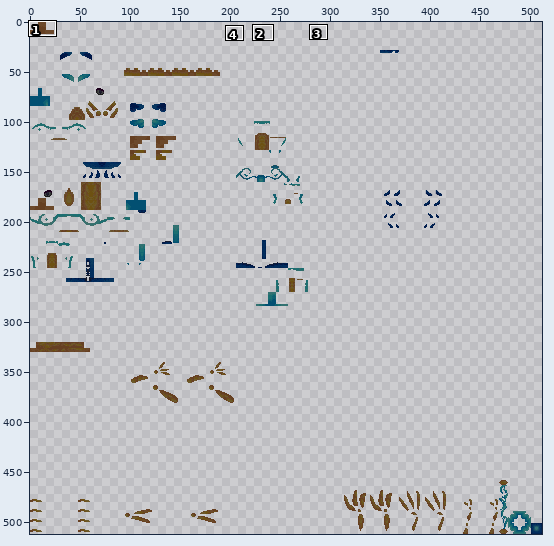
Sprite sheet, stored at src/test/resources/Honey_Rain__newborn_glow.png. Above, an overview of the earlier version with the close-up marked.
Close-up. Earlier state:
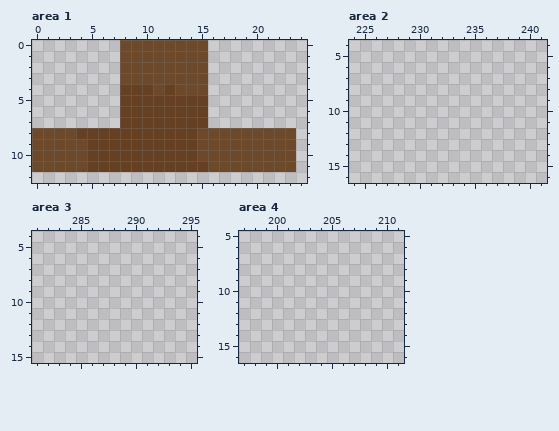
The file is 512x512 pixels. Pixels under 10% opacity are left out. Colours within 5 levels of each other are drawn and written as one. Shown: area 1: x 0..24, y 0..12; area 2: x 224..241, y 4..16; area 3: x 281..295, y 4..15; area 4: x 197..211, y 5..16. The commit also changed other parts of the picture, which this record leaves out.
Now the later version:
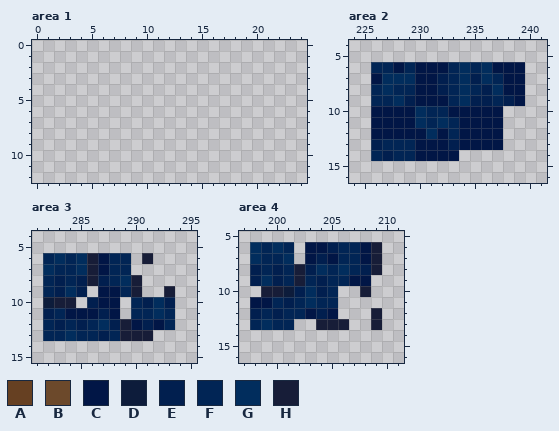
Palette (. is transparent): A #664022  B #6c492b  C #011646  D #0d1c3b  E #011f4f  F #012555  G #012d5d  H #171d38
The exact change:
--- area 1
@@ x 0..24 @@
- 0 ........BBBBBBBB.........
- 1 ........BBBBBBBB.........
- 2 ........BBBBBBBB.........
- 3 ........BBBBBBBB.........
- 4 ........AAABABBB.........
- 5 ........AAAAAAAA.........
- 6 ........AAAAAAAA.........
- 7 ........AAAAAAAA.........
- 8 BBBBAAAAAAAAAAABBBBBBBBB.
- 9 BBBBBAAAAAAAAAABBBBBBBBB.
-10 BBBBBAAAAAAAAAABBBBBBBBB.
-11 BBBBBAAAAAAAAAAABBBBBBBB.
+ 0 .........................
+ 1 .........................
+ 2 .........................
+ 3 .........................
+ 4 .........................
+ 5 .........................
+ 6 .........................
+ 7 .........................
+ 8 .........................
+ 9 .........................
+10 .........................
+11 .........................
 12 .........................
--- area 2
@@ x 224..241 @@
  5 ..................
- 6 ..................
- 7 ..................
- 8 ..................
- 9 ..................
-10 ..................
-11 ..................
-12 ..................
-13 ..................
-14 ..................
+ 6 ..FFCFCCCFGFGCCC..
+ 7 ..CGGGCCEFGEGFCC..
+ 8 ..FGFFCCEFGFEGCC..
+ 9 ..FFGECCCFGEEFEC..
+10 ..CCCCGFFCCCCC....
+11 ..CCCCGFGFCCCC....
+12 ..CCCCCGCFCCCC....
+13 ..EFFFCCCECCCC....
+14 ..FEFFCCCC........
 15 ..................
--- area 3
@@ x 281..295 @@
  5 ...............
- 6 ...............
- 7 ...............
- 8 ...............
- 9 ...............
-10 ...............
-11 ...............
-12 ...............
-13 ...............
+ 6 .FGFGHCFF.H....
+ 7 .GFFGHCFF......
+ 8 .FEFEHEFGH.....
+ 9 .FEGE.CCFH..H..
+10 .DHH.ECC.FEGE..
+11 .EFCCCEC.FFGF..
+12 .FEFEFGEHCECF..
+13 .FFGFFEFHHH....
 14 ...............
--- area 4
@@ x 197..211 @@
  5 ...............
- 6 ...............
- 7 ...............
- 8 ...............
- 9 ...............
-10 ...............
-11 ...............
-12 ...............
-13 ...............
+ 6 .GFGF.CCEFFCH..
+ 7 .GFFG.CECFFCH..
+ 8 .EFEFHEGFGFEH..
+ 9 .EGEFHFEFFCC...
+10 ..HHDEGEF..H...
+11 .CCFEFGFF......
+12 .EFEFFCEC...H..
+13 .FGFF..HHH..H..
 14 ...............
Boxes around the changes in both close-ups, in picture pixels (x1, y1, x2, y2):
erased: (32, 40, 296, 172)
added: (371, 62, 525, 161)
added: (43, 253, 175, 341)
added: (250, 242, 382, 330)
